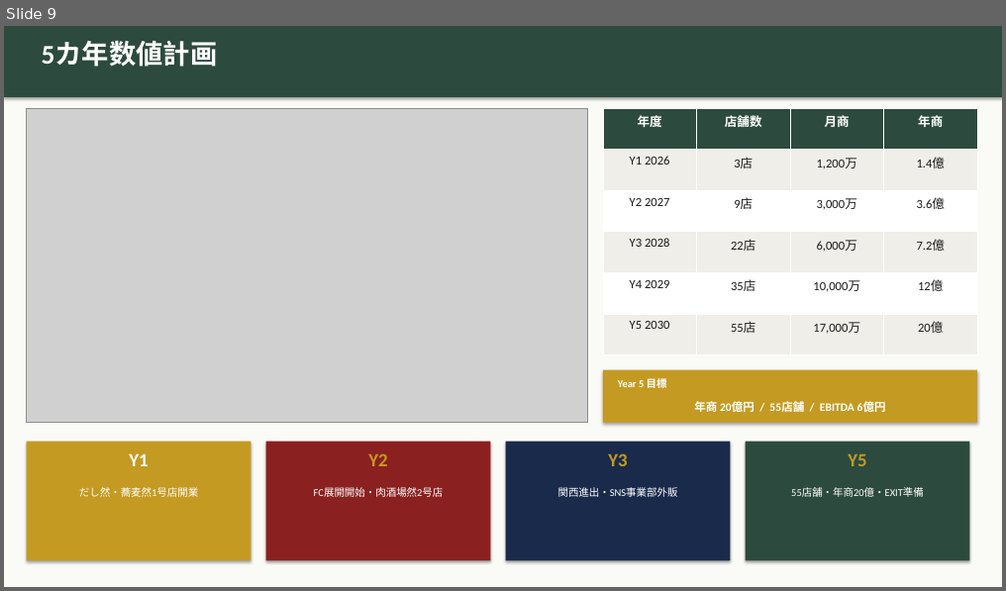
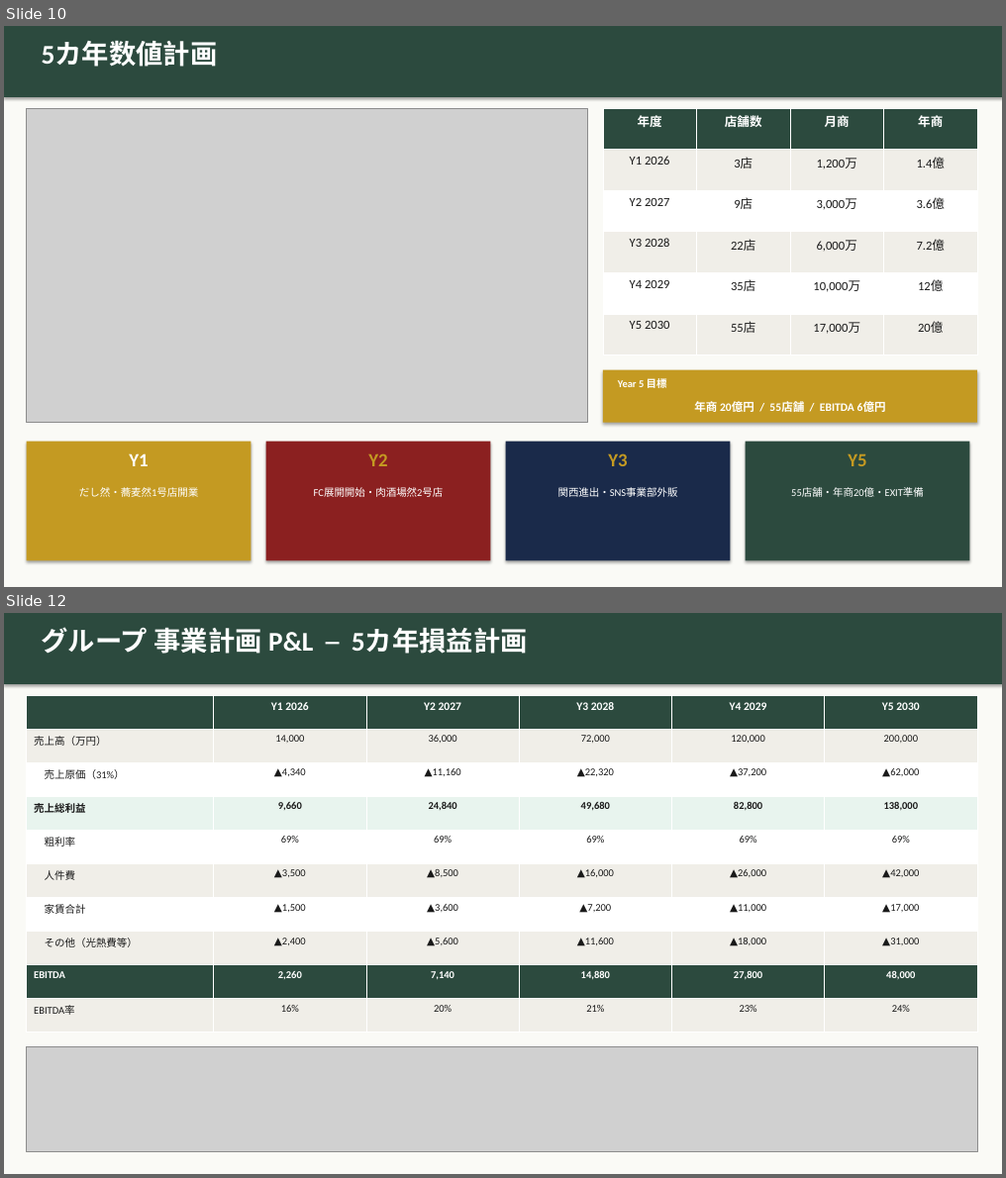
Before and after one commit to hunkotusaisinryo-lab/test-repo, a slide deck: zen/07_融資・投資家資料/然グループ_統合ピッチデッキ_強化版.pptx. Shown one above the other, each under a label of ours: slide 9 before the commit, slides 10 and 12 after it; the slides between them are not shown. The pictures are 1006x591 and 1006x1178 pixels, drawn with LibreOffice and Linux fonts; fonts in the diff are those of the drawing; grey boxes stand for pictures. Boxes give left, top, right and bottom in pixels: in the first picture for what was removed or moved away, otherwise in the second. Text is boxed around its words. In the diff, an @@ line names an element or a change of style, - is before the commit and + after.

```diff
--- a/zen/07_融資・投資家資料/然グループ_統合ピッチデッキ_強化版.pptx
+++ b/zen/07_融資・投資家資料/然グループ_統合ピッチデッキ_強化版.pptx
@@ slide 12 added at (4, 613, 1002, 1174), background #FAFAF6 @@
@@ rectangle added at (4, 613, 1002, 684), fill #2C4A3E @@
@@ text added at (42, 627, 528, 654), 26 pt, text #FFFFFF, bold @@
+グループ 事業計画 P&L ─ 5カ年損益計画
@@ table added at (27, 695, 977, 1032), 10 rows, 6 columns @@
+ | Y1 2026 | Y2 2027 | Y3 2028 | Y4 2029 | Y5 2030
+売上高（万円） | 14,000 | 36,000 | 72,000 | 120,000 | 200,000
+売上原価（31%） | ▲4,340 | ▲11,160 | ▲22,320 | ▲37,200 | ▲62,000
+売上総利益 | 9,660 | 24,840 | 49,680 | 82,800 | 138,000
+粗利率 | 69% | 69% | 69% | 69% | 69%
+人件費 | ▲3,500 | ▲8,500 | ▲16,000 | ▲26,000 | ▲42,000
+家賃合計 | ▲1,500 | ▲3,600 | ▲7,200 | ▲11,000 | ▲17,000
+その他（光熱費等） | ▲2,400 | ▲5,600 | ▲11,600 | ▲18,000 | ▲31,000
+EBITDA | 2,260 | 7,140 | 14,880 | 27,800 | 48,000
+EBITDA率 | 16% | 20% | 21% | 23% | 24%
@@ picture added at (27, 1048, 977, 1152) @@
@@ what was slide 9 is now slide 10 @@
```
Also in this commit, not shown: 6 slides changed, 2 other slides added, 1 other file.
